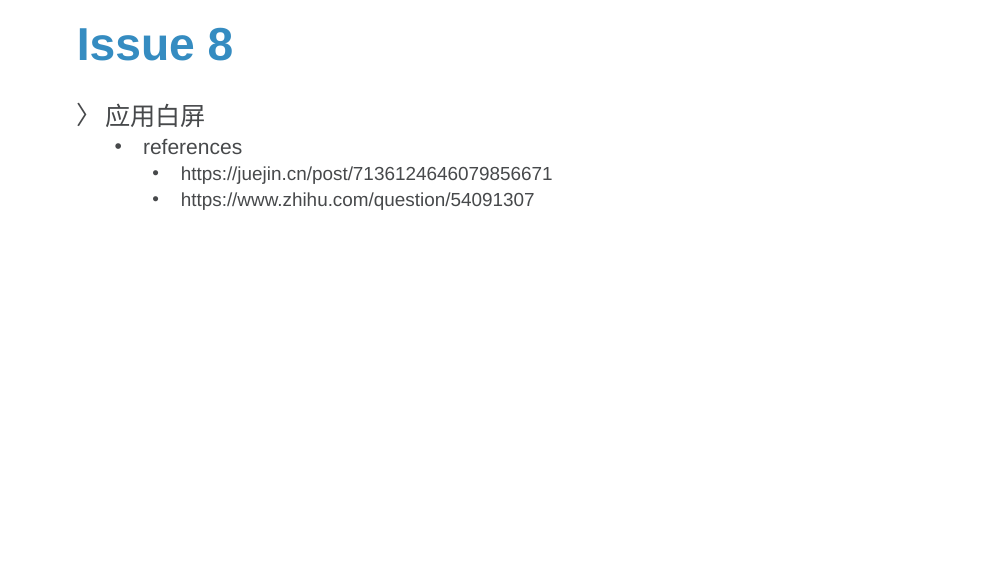
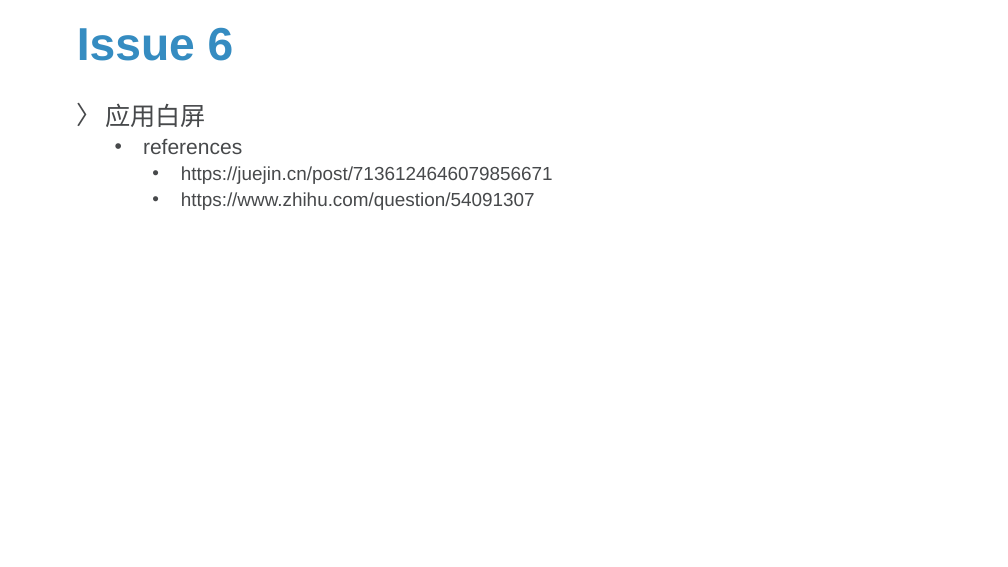
Before and after one commit to Sparks-Lu/TechNotes, a slide deck: slide 36 of Web/Electron-Notes.pptx (slide 38 before the commit). Drawn at 1008x567 pixels with LibreOffice and Linux fonts; fonts in the diff are those of the drawing; background and template pictures are left out. Boxes give left, top, right and bottom in pixels: in the first picture for what was removed or moved away, otherwise in the second. Text is boxed around its words. In the diff, an @@ line names an element or a change of style, - is before the commit and + after.

```diff
--- a/Web/Electron-Notes.pptx
+++ b/Web/Electron-Notes.pptx
@@ title at (x1=77, y1=27, x2=234, y2=61): text changed @@
-Issue 8
+Issue 6
```
Also in this commit, not shown: 4 other slides changed, 1 slide added, 2 slides removed, 22 other files.
